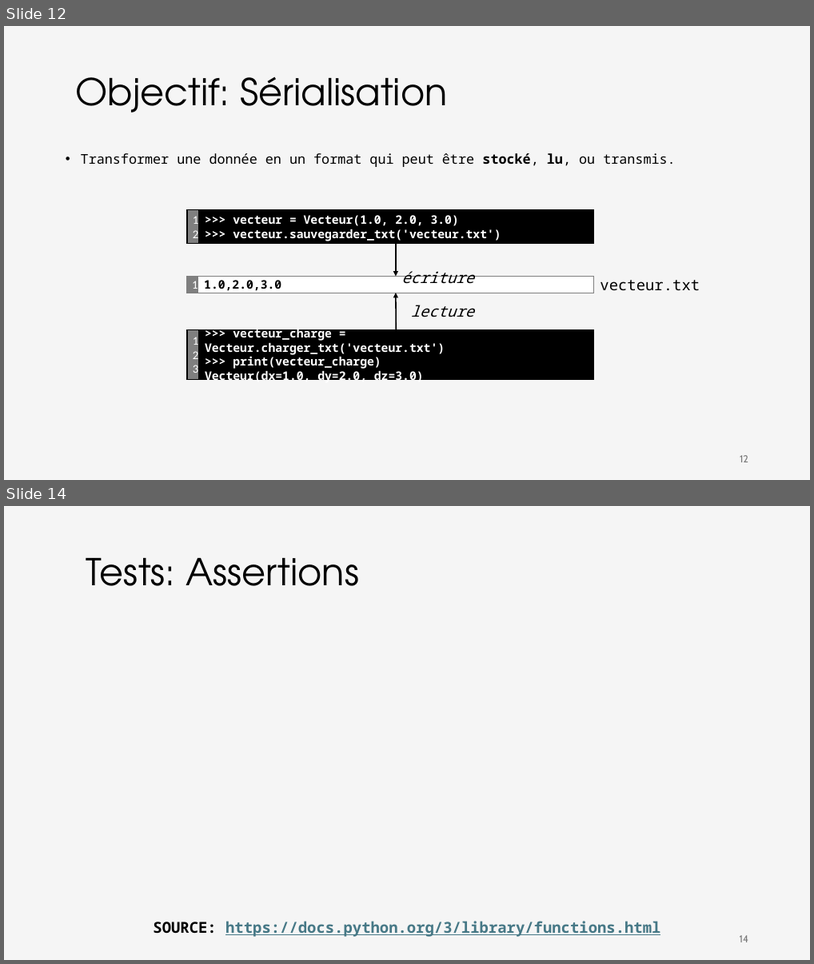
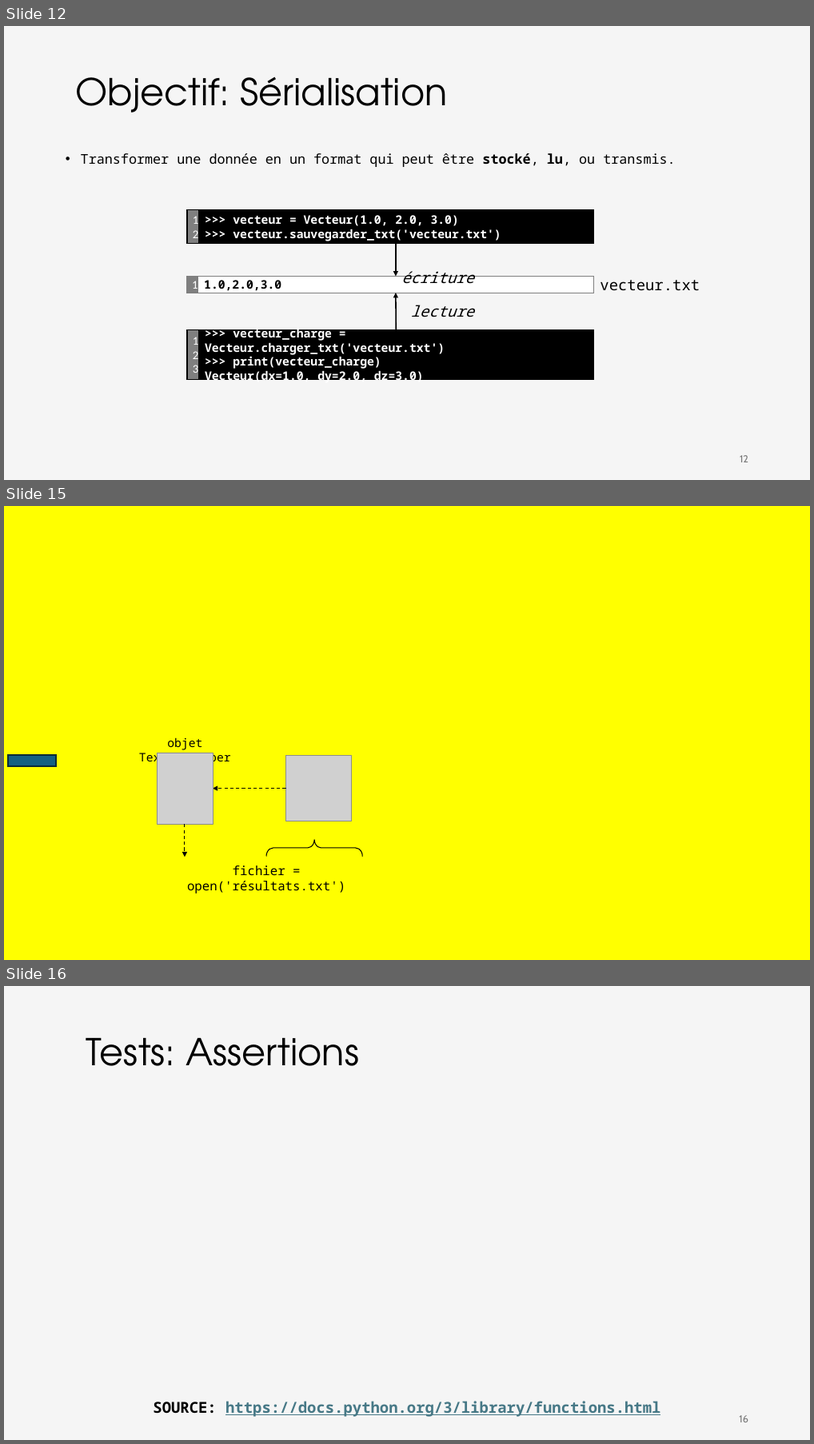
Before and after one commit to iannickgagnon/sagedays_iannick_2026, a slide deck: python_2/presentation_python_2.pptx. Shown one above the other, each under a label of ours: slides 12 and 14 before the commit, slides 12, 15 and 16 after it; the slides between them are not shown. The pictures are 814x964 and 814x1444 pixels, drawn with LibreOffice and Linux fonts; fonts in the diff are those of the drawing; grey boxes stand for pictures. Boxes give left, top, right and bottom in pixels: in the first picture for what was removed or moved away, otherwise in the second. Text is boxed around its words. In the diff, an @@ line names an element or a change of style, - is before the commit and + after.

```diff
--- a/python_2/presentation_python_2.pptx
+++ b/python_2/presentation_python_2.pptx
@@ slide 15 added at (4, 506, 810, 960), background #FFFF00 @@
@@ rectangle added at (8, 755, 56, 766), fill #156082, outline #092A39 1.5 pt @@
@@ group added at (139, 738, 362, 893): 2 pictures, 2 texts, 2 arrows, 1 right brace @@
+fichier = open('résultats.txt')
+objet TextIOWrapper
@@ what was slide 14 is now slide 16 @@
@@ page number at (739, 1415, 749, 1422): text changed @@
-14
+16
```
Also in this commit, not shown: 2 other slides added, 1 slide removed.
